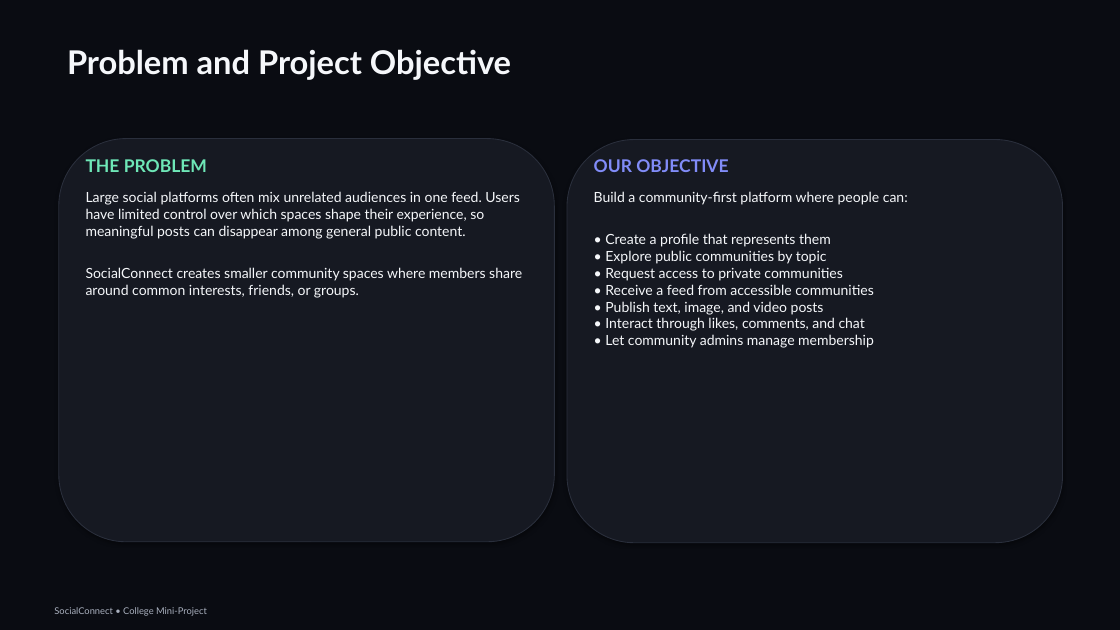
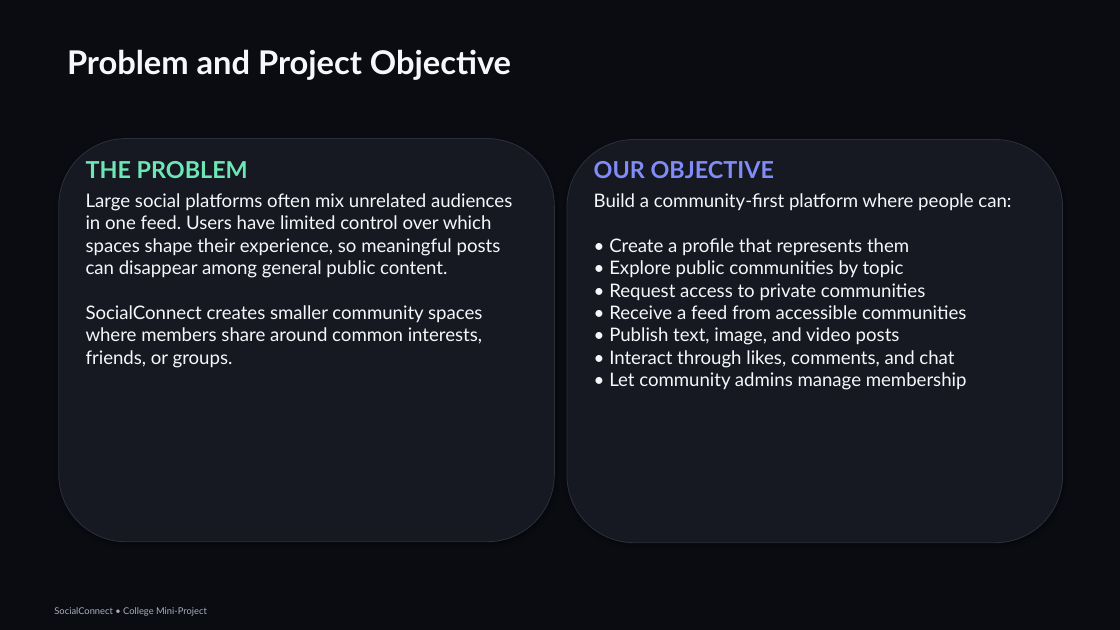
Before and after one commit to murtuza-alii/codersocials, a slide deck: slide 2 of deliverables/SocialConnect_Project_Presentation_Content_Expanded.pptx. Drawn at 1120x630 pixels with LibreOffice and Linux fonts; fonts in the diff are those of the drawing. Boxes give left, top, right and bottom in pixels: in the first picture for what was removed or moved away, otherwise in the second. Text is boxed around its words. In the diff, an @@ line names an element or a change of style, - is before the commit and + after.

```diff
--- a/deliverables/SocialConnect_Project_Presentation_Content_Expanded.pptx
+++ b/deliverables/SocialConnect_Project_Presentation_Content_Expanded.pptx
@@ text "THE PROBLEM" at box(86, 161, 248, 178): size 15 to 20 pt @@
@@ text "OUR OBJECTIVE" at box(594, 161, 774, 178): size 15 to 20 pt @@
@@ text "Large social platforms often mix ..." at box(86, 193, 512, 368): size 12 to 16 pt @@
@@ text "Build a community-first platform where ..." at box(594, 193, 1011, 390): size 12 to 16 pt @@
```
Also in this commit, not shown: 27 other files.
